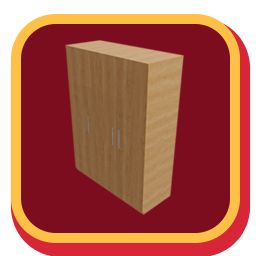
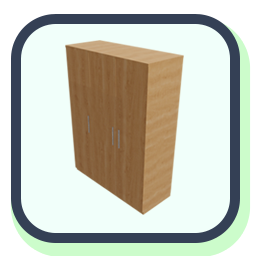
Comparing the layer stacks of the two 256 x 256 images. Changes:
painted on "Rounded Rectangle 2" over left=11, top=14, right=240, bottom=243
